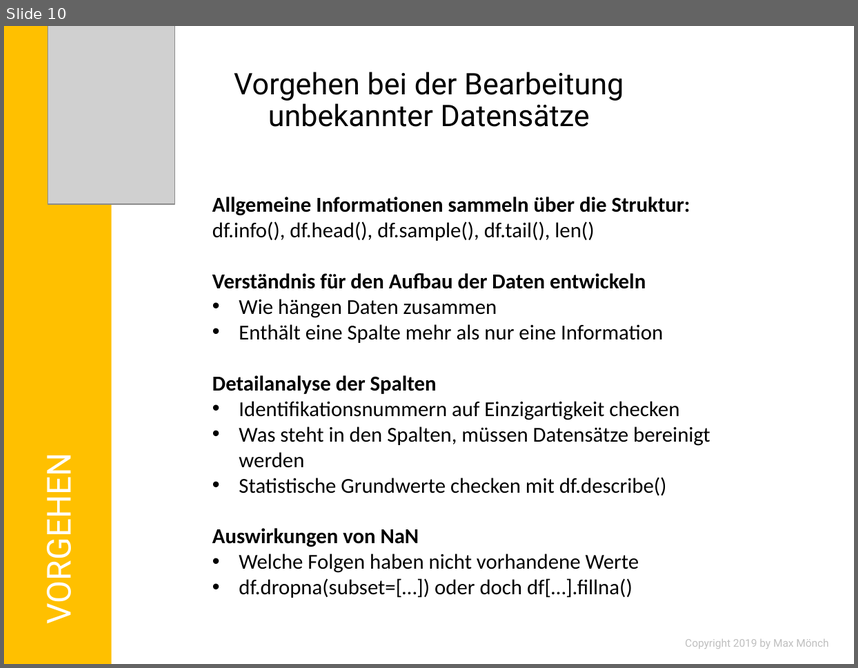
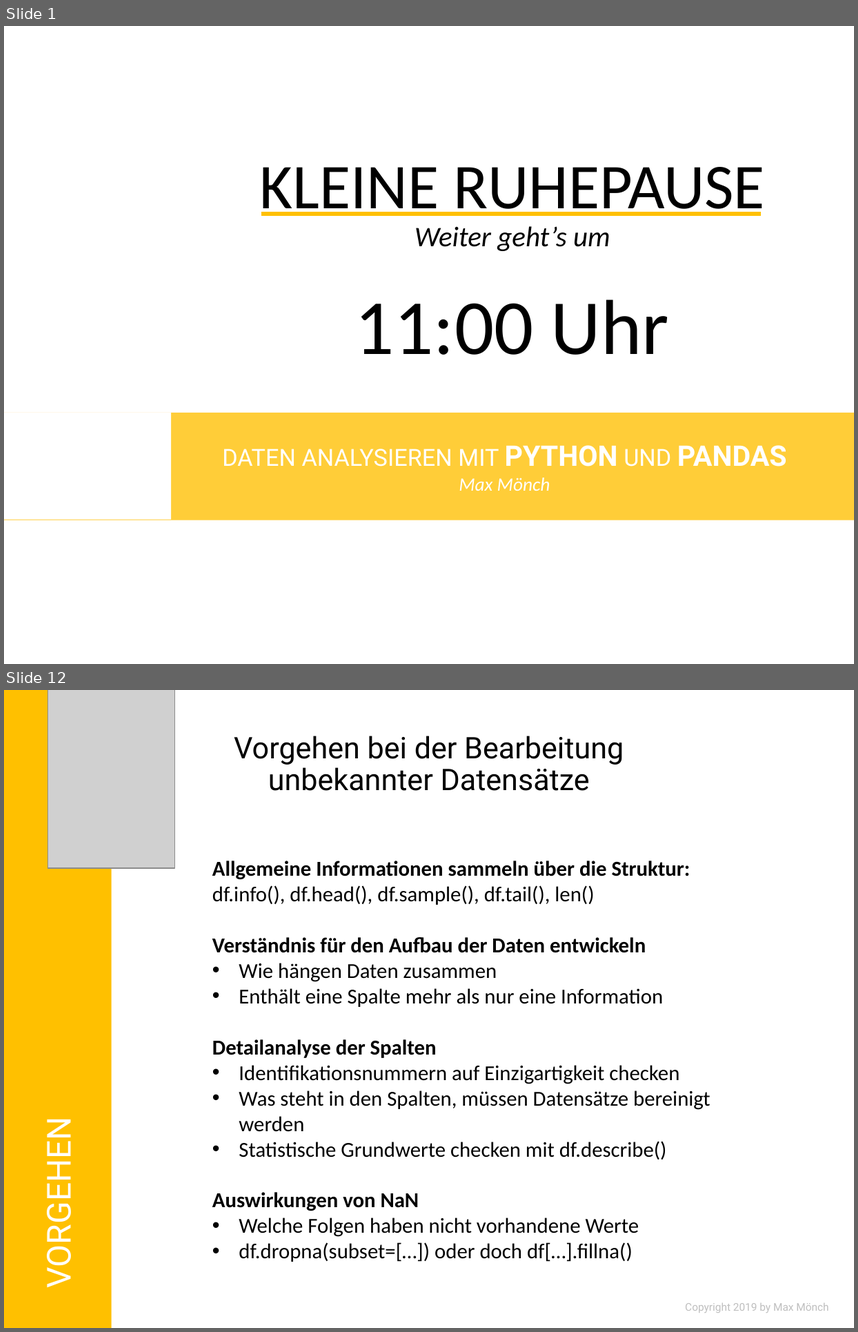
Before and after one commit to MonksterFX/pandas-basic, a slide deck: praesentation/pandas-basic.pptx. Shown one above the other, each under a label of ours: slide 10 before the commit, slides 1 and 12 after it; the slides between them are not shown. The pictures are 858x668 and 858x1332 pixels, drawn with LibreOffice and Linux fonts; fonts in the diff are those of the drawing; grey boxes stand for pictures; background and template pictures are left out. Boxes give left, top, right and bottom in pixels: in the first picture for what was removed or moved away, otherwise in the second. Text is boxed around its words. In the diff, an @@ line names an element or a change of style, - is before the commit and + after.

```diff
--- a/praesentation/pandas-basic.pptx
+++ b/praesentation/pandas-basic.pptx
@@ slide 1 added at (4,26,854,664), background picture (left out) @@
@@ rectangle added at (171,95,853,412), fill #FFFFFF at 74% opacity @@
@@ text added at (260,167,765,216), 54 pt, text #000000 @@
+KLEINE RUHEPAUSE
@@ line added from (261, 214) to (760, 214), #FFC000 3.5 pt @@
@@ text added at (415,226,611,251), 24 pt, text #000000, italic @@
+Weiter geht’s um
@@ text added at (355,299,669,354), 66 pt, text #000000 @@
+11:00 Uhr
@@ rectangle added at (4,413,854,520), fill #FFC000 at 78% opacity @@
@@ rectangle added at (4,412,172,519), fill #FFFFFF @@
@@ text added at (222,445,787,466), 20 pt, text #FFFFFF @@
+DATEN ANALYSIEREN MIT PYTHON UND PANDAS
@@ text added at (459,477,550,490), 16 pt, text #FFFFFF, italic @@
+Max Mönch
@@ what was slide 10 is now slide 12 @@
```
Also in this commit, not shown: 4 slides changed, 5 other slides added, 4 slides removed, 22 other files.
